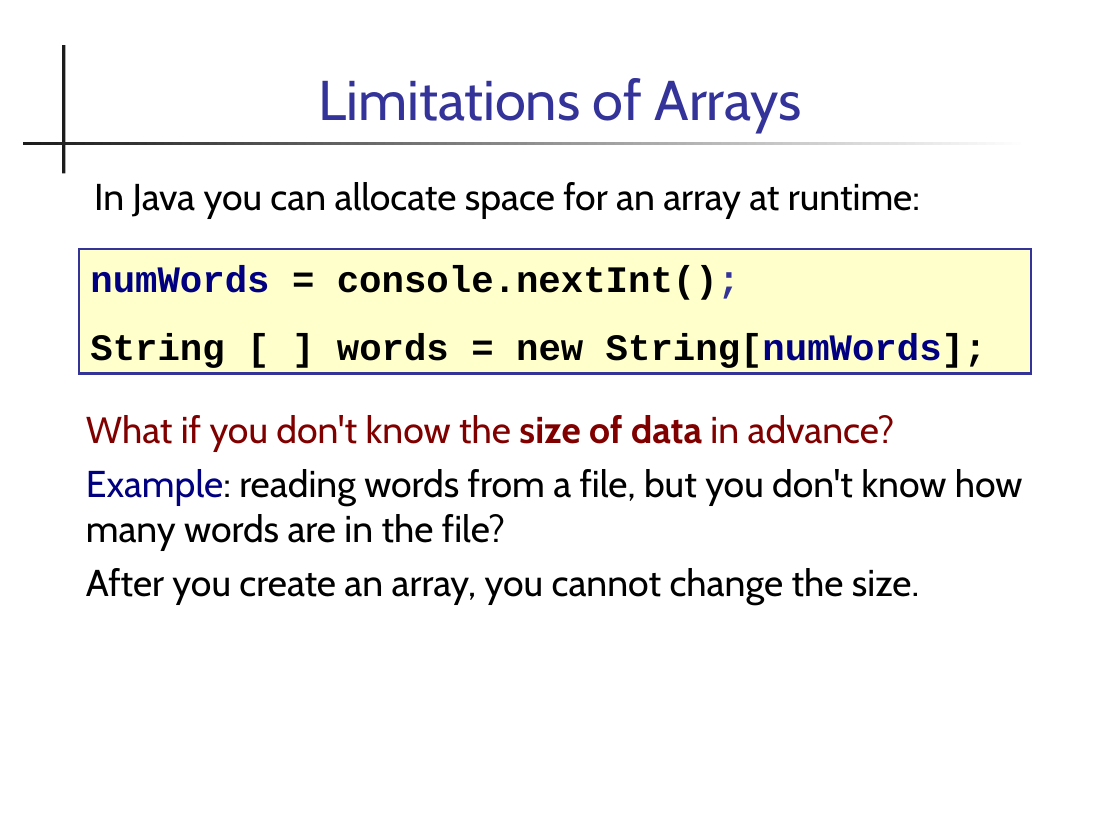
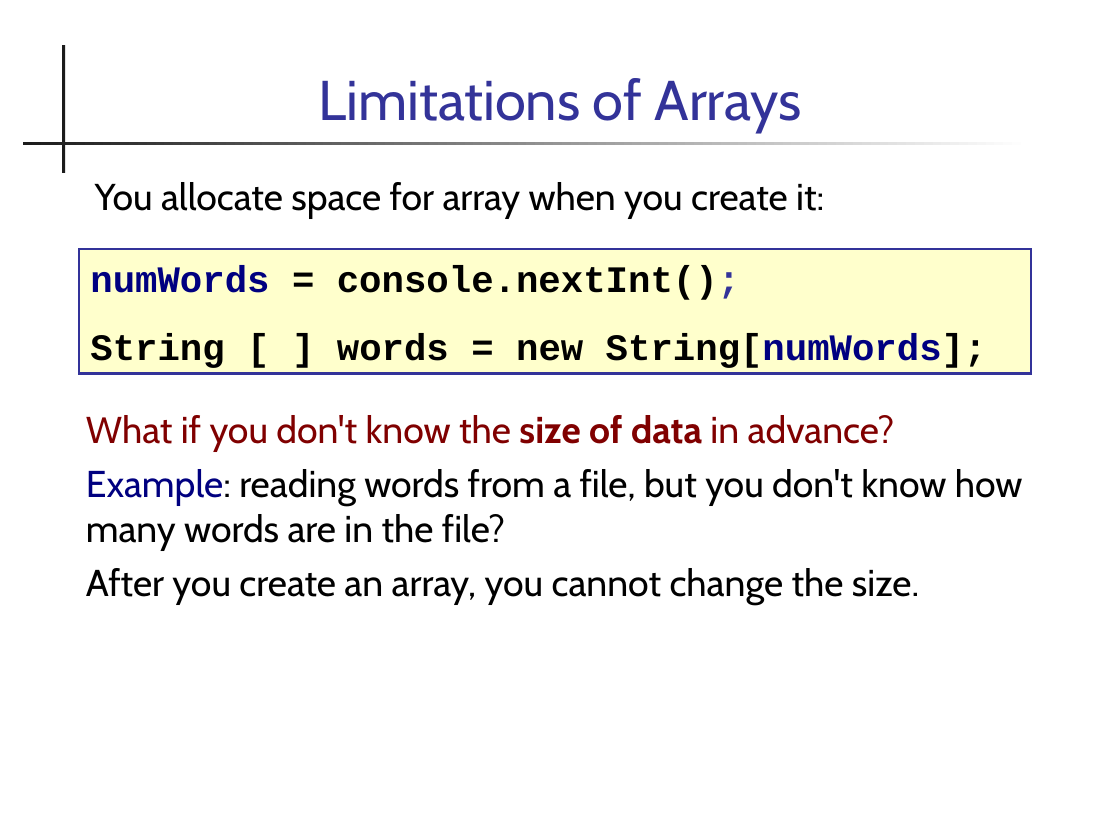
Before and after one commit to cpske/programming1, a slide deck: slide 2 of java-basics/20-ArrayList.ppt. Drawn at 1120x840 pixels with LibreOffice and Linux fonts; fonts in the diff are those of the drawing. Boxes give left, top, right and bottom in pixels: in the first picture for what was removed or moved away, otherwise in the second. Text is boxed around its words. In the diff, an @@ line names an element or a change of style, - is before the commit and + after.

Commit message:
update ArrayList slides

```diff
--- a/java-basics/20-ArrayList.ppt
+++ b/java-basics/20-ArrayList.ppt
@@ text at (95,182,824,219): text changed @@
-In Java you can allocate space for an array at runtime:
+You allocate space for array when you create it:
```
Also in this commit, not shown: 5 other slides changed, 8 slides added, 1 slide removed, 2 other files.
